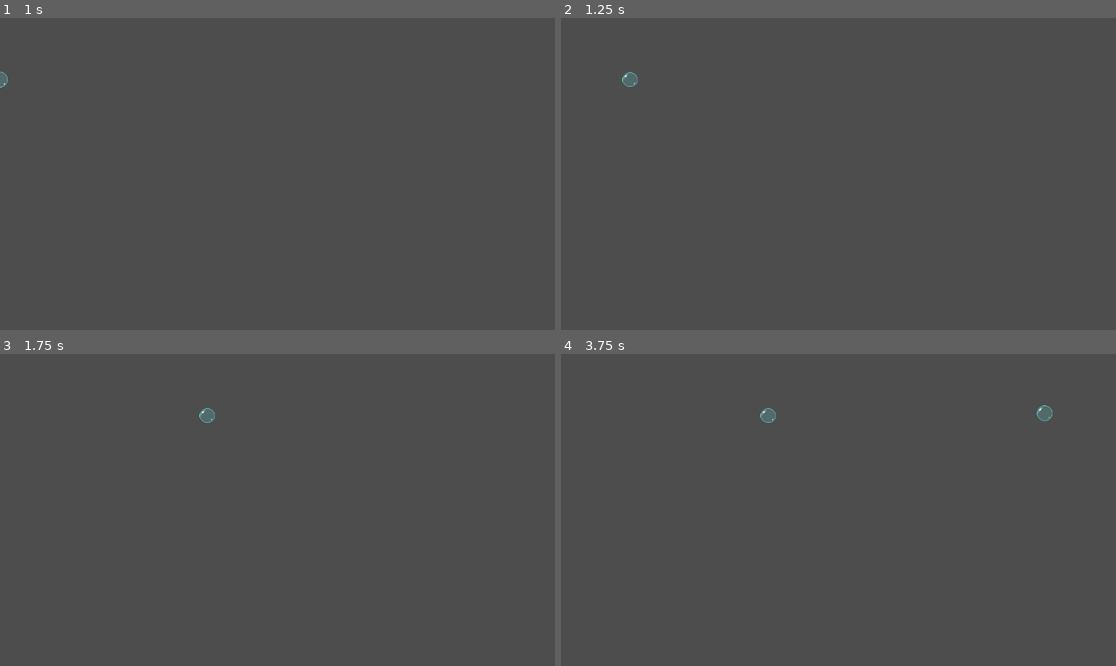
Above: before the commit, frames 1-4 (two rows, left to right).
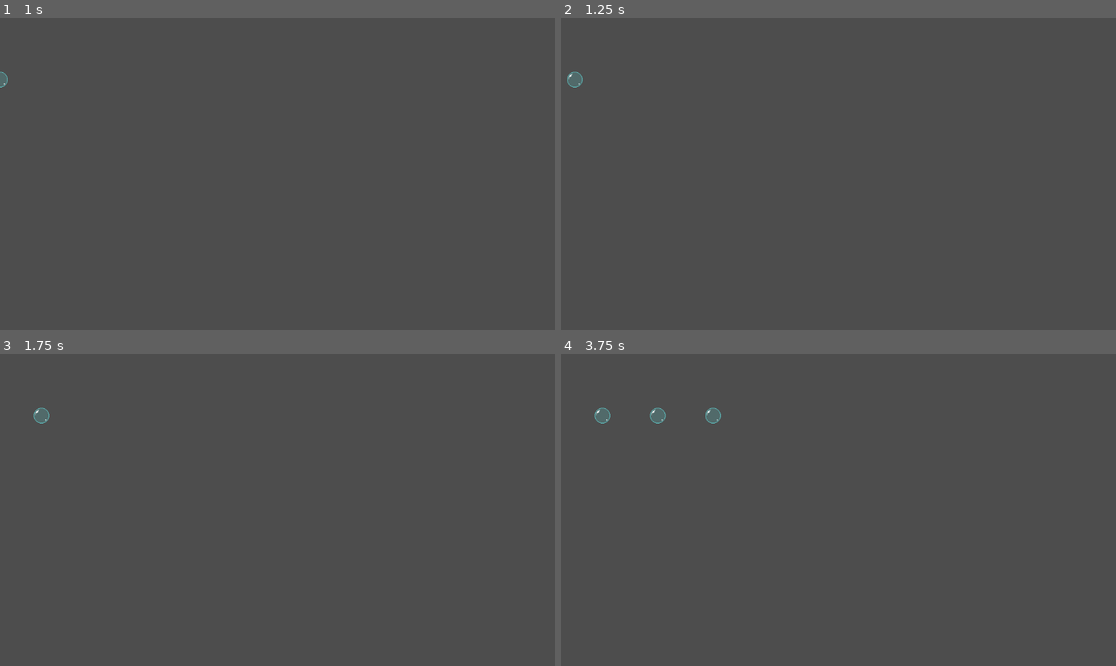
Above: after the commit, the same moments.

Repository: benxutech/bubble-tower-defense
Game: Godot game, scene res://Scenes/Maps/Map1.tscn
Same seed, same stepped clock (60 frames per second), same inputs: the game is played once before the commit and once after it.
Inputs (mouse positions are in pixels of both pictures, inside the frame that each line leads up to):
- Up to frame 1 (1 s): tap Enter at 0.5 s; move the mouse to (399, 158) at 0.52 s; click (399, 158) at 0.67 s
- Up to frame 2 (1.25 s): no input
- Up to frame 3 (1.75 s): move the mouse to (166, 525) at 1.27 s; click (166, 525) at 1.42 s
- Up to frame 4 (3.75 s): move the mouse to (894, 441) at 2.02 s; click (894, 441) at 2.17 s; move the mouse to (810, 572) at 2.77 s; click (810, 572) at 2.92 s; move the mouse to (1005, 556) at 3.52 s; click (1005, 556) at 3.67 s

Frame 1 is identical in both runs. In frame 2, 0.2% of the frame differs, in the area x 1-14%, y 17-23%; in frame 3, 0.2%; in frame 4, 0.6%, in the area x 6-89%, y 16-23%.

Commit message:
bubble pop

Diff:
--- a/Scenes/Bubbles/SimpleBubble.tscn
+++ b/Scenes/Bubbles/SimpleBubble.tscn
@@ -2,7 +2,9 @@
 
 [ext_resource type="Script" path="res://Scenes/Bubbles/simple_bubble.gd" id="1_mtabc"]
 [ext_resource type="SpriteFrames" uid="uid://bvgi1slhq3yrd" path="res://Scenes/Bubbles/bubble.tres" id="2_ibvuf"]
-[ext_resource type="Script" path="res://Scenes/Bubbles/animated_sprite_2d.gd" id="3_0qh8w"]
+
+[sub_resource type="CircleShape2D" id="CircleShape2D_plv51"]
+radius = 17.0294
 
 [node name="SimpleBubble" type="PathFollow2D"]
 loop = false
@@ -10,4 +12,11 @@
 
 [node name="AnimatedSprite2D" type="AnimatedSprite2D" parent="."]
 sprite_frames = ExtResource("2_ibvuf")
-script = ExtResource("3_0qh8w")
+
+[node name="Area2D" type="Area2D" parent="."]
+
+[node name="CollisionShape2D" type="CollisionShape2D" parent="Area2D"]
+shape = SubResource("CircleShape2D_plv51")
+
+[connection signal="animation_finished" from="AnimatedSprite2D" to="." method="_on_animated_sprite_2d_animation_finished"]
+[connection signal="input_event" from="Area2D" to="." method="_on_area_2d_input_event"]
--- /dev/null
+++ b/Scenes/Bubbles/collision_shape_2d.gd
@@ -0,0 +1,11 @@
+extends CollisionShape2D
+
+
+# Called when the node enters the scene tree for the first time.
+func _ready():
+	pass # Replace with function body.
+
+
+# Called every frame. 'delta' is the elapsed time since the previous frame.
+func _process(delta):
+	pass
--- a/Scenes/Bubbles/simple_bubble.gd
+++ b/Scenes/Bubbles/simple_bubble.gd
@@ -3,12 +3,11 @@
 class_name SimpleBubble
 
 var health = 1
-var speed = 0.5
+var speed = 0.1
 var is_destroyed := false
 
 # Called when the node enters the scene tree for the first time.
 func _ready() -> void:
-
 	pass
 
 func finished_path():
@@ -30,4 +29,15 @@
 
 # Destroys the bubble
 func pop() -> void:
-	queue_free()
+	speed = 0
+	is_destroyed = true
+	$AnimatedSprite2D.play("pop")
+
+
+func _on_animated_sprite_2d_animation_finished():
+	if is_destroyed:
+		queue_free()
+
+
+func _on_area_2d_input_event(viewport, event, shape_idx):
+	pop()
